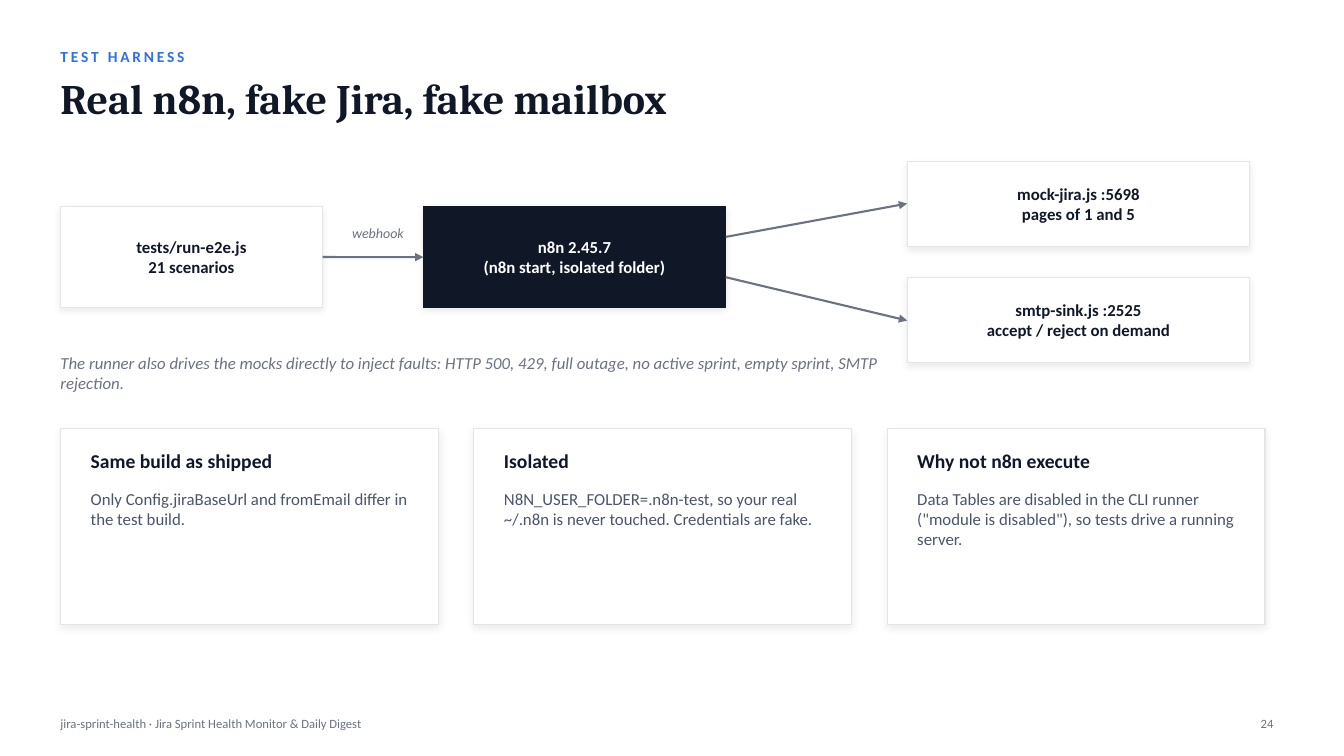
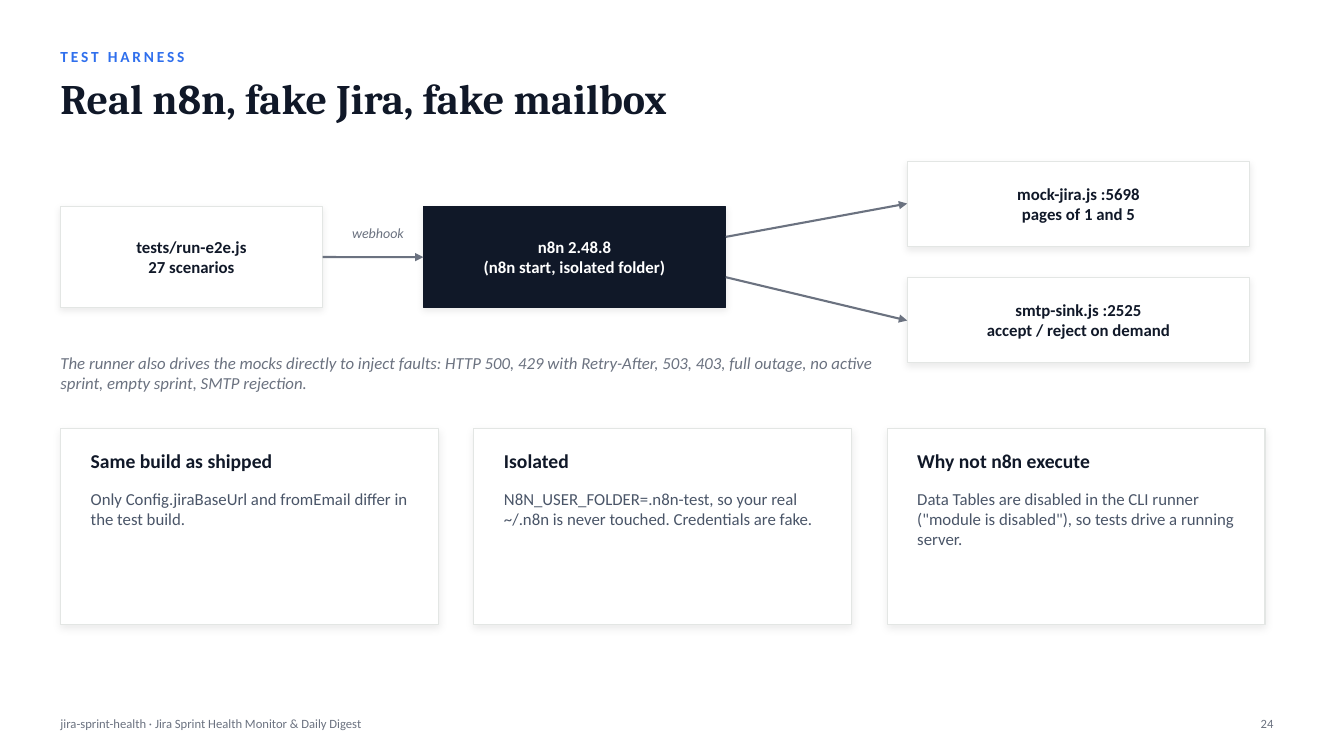
Before and after one commit to Chethan616/jira-sprint-health-n8n, a slide deck: slide 24 of deck/Jira-Sprint-Health-Monitor.pptx. Drawn at 1344x756 pixels with LibreOffice and Linux fonts; fonts in the diff are those of the drawing. Boxes give left, top, right and bottom in pixels: in the first picture for what was removed or moved away, otherwise in the second. Text is boxed around its words. In the diff, an @@ line names an element or a change of style, - is before the commit and + after.

Commit message:
Address review feedback: account ids, multi-board routing, config validation, story points, rate limits, timezone check
- Workload grouped by Jira accountId; shared display names shown as "Name (…1a2b)"
- Sprints listed on several boards reach every board's subscribers once (sprintBoardRouting)
- src/validate.js: required values, ranges, URL, IANA timezone, API limits; runs in the
  Config node and at build time; workflow timezone must match Config.timezone
- Story-point progress alongside issue count (progressBasis, coverage guard, trend)
- Jira GET sub-workflow (src/jira-paging.js): Retry-After / X-RateLimit-Reset, exponential
  backoff with jitter, no retry on other 4xx; Jira errors reach the admin alert
- scripts/live-check.js: read-only pre-flight against a live Jira site
- INSTRUCTIONS.md replaces jira_ins.txt; docs, sample digest and detailed deck updated
- Tests: 28/28 unit, 27/27 end-to-end (n8n 2.48.8); live run on Jira Cloud + Gmail recorded

```diff
--- a/deck/Jira-Sprint-Health-Monitor.pptx
+++ b/deck/Jira-Sprint-Health-Monitor.pptx
@@ text at [148, 261, 234, 273]: text changed @@
-21 scenarios
+27 scenarios
@@ text at [538, 241, 611, 253]: text changed @@
-n8n 2.45.7
+n8n 2.48.8
@@ text at [60, 357, 871, 392]: text changed @@
-The runner also drives the mocks directly to inject faults: HTTP 500, 429, full outage, no active sprint, empty sprint, SMTP rejection.
+The runner also drives the mocks directly to inject faults: HTTP 500, 429 with Retry-After, 503, 403, full outage, no active sprint, empty sprint, SMTP rejection.
```
Also in this commit, not shown: 10 other slides changed, 4 slides added, 25 other files.
